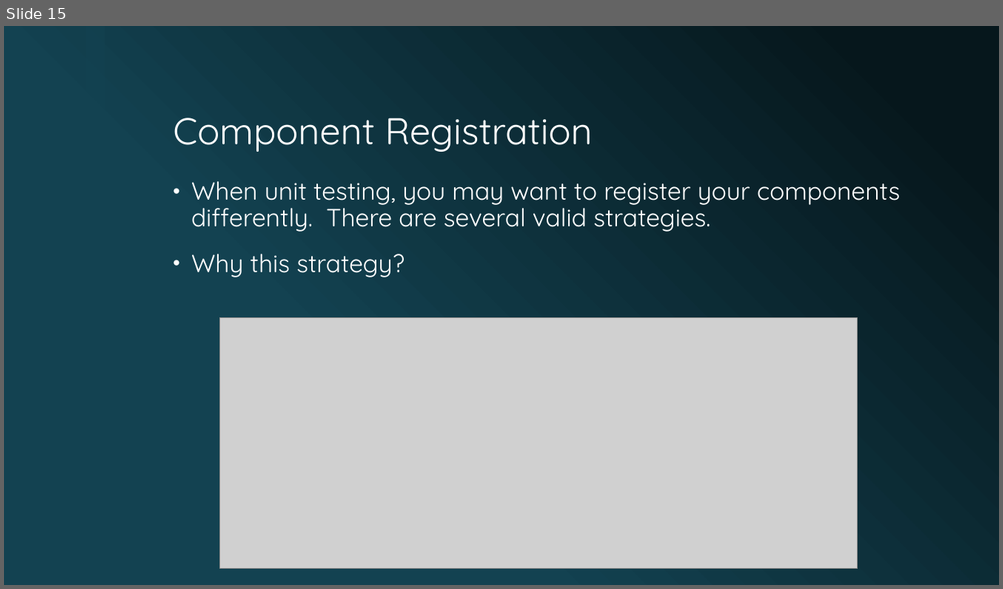
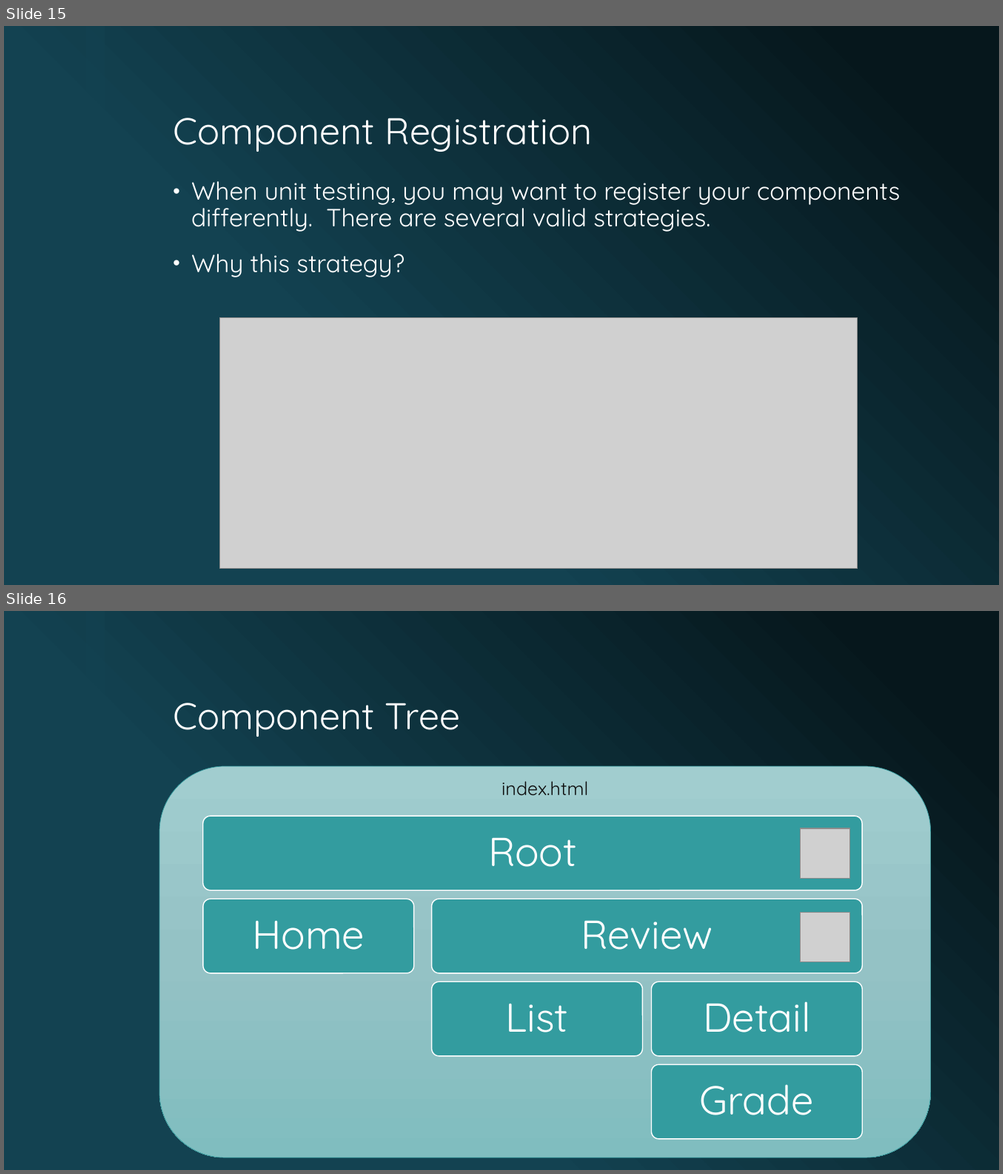
Before and after one commit to lukekedz/ReviewPresentation, a slide deck: Deck/Testable ES2015 AngularJS 1.5.x Component-based Applications.pptx. Shown one above the other, each under a label of ours: slide 15 before the commit, slides 15 and 16 after it. The pictures are 1003x589 and 1003x1174 pixels, drawn with LibreOffice and Linux fonts; fonts in the diff are those of the drawing; grey boxes stand for pictures; background and template pictures are left out. Boxes give left, top, right and bottom in pixels: in the first picture for what was removed or moved away, otherwise in the second. Text is boxed around its words. In the diff, an @@ line names an element or a change of style, - is before the commit and + after.

```diff
--- a/Deck/Testable ES2015 AngularJS 1.5.x Component-based Applications.pptx
+++ b/Deck/Testable ES2015 AngularJS 1.5.x Component-based Applications.pptx
@@ slide 16 added at (x1=4, y1=611, x2=999, y2=1170), background picture (left out); not listed: 1 template element that a slide beside it also shows @@
@@ title added at (x1=173, y1=703, x2=461, y2=737), 36 pt, text #FFFFFF @@
+Component Tree
@@ rounded rectangle added at (x1=159, y1=766, x2=930, y2=1158), fill gradient #A1CED0 to #95C3C5 to #81BDC0, outline #339C9F 0.5 pt @@
@@ text added at (x1=501, y1=781, x2=588, y2=796), 18 pt, text #0D0D0D @@
+index.html
@@ picture added at (x1=800, y1=829, x2=850, y2=879) @@
@@ picture added at (x1=800, y1=912, x2=850, y2=963) @@
@@ group added at (x1=203, y1=816, x2=862, y2=1140): 6 rounded rectangles, 6 texts @@
+Root
+Home
+Review
+List
+Detail
+Grade
```
Also in this commit, not shown: 1 slide changed, 6 other files.
